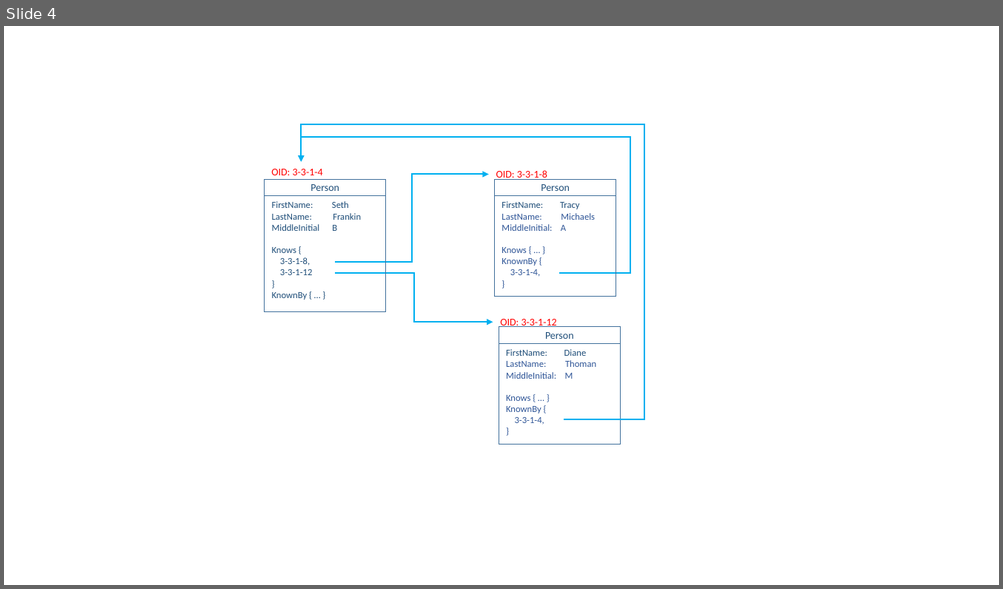
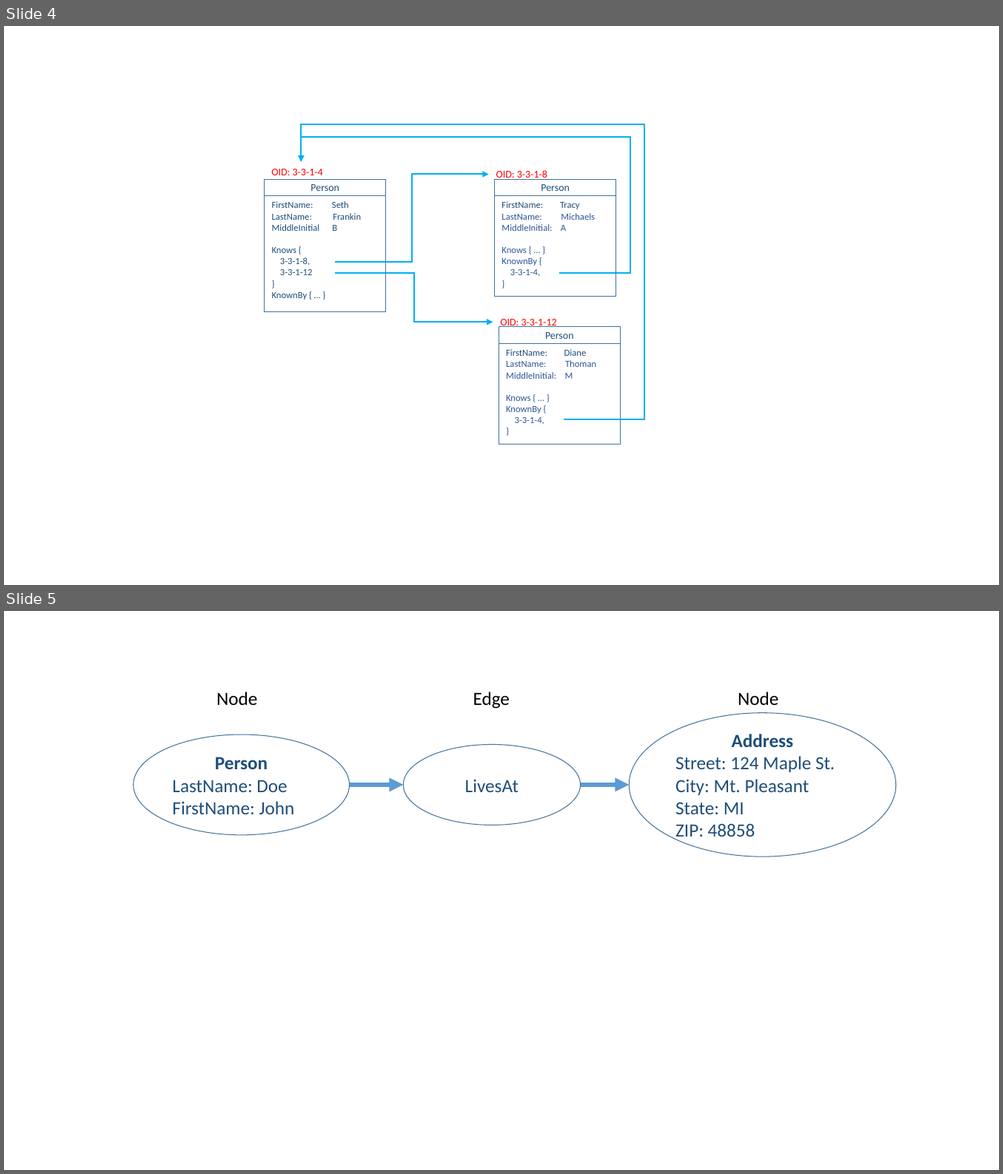
Before and after one commit to objectivity/JavaULBTraining, a slide deck: docs/Java ULB Diagrams.pptx. Shown one above the other, each under a label of ours: slide 4 before the commit, slides 4 and 5 after it. The pictures are 1003x589 and 1003x1174 pixels, drawn with LibreOffice and Linux fonts; fonts in the diff are those of the drawing. Boxes give left, top, right and bottom in pixels: in the first picture for what was removed or moved away, otherwise in the second. Text is boxed around its words. In the diff, an @@ line names an element or a change of style, - is before the commit and + after.

```diff
--- a/docs/Java ULB Diagrams.pptx
+++ b/docs/Java ULB Diagrams.pptx
@@ slide 5 added at (4, 611, 999, 1170), background #FFFFFF @@
@@ text added at (216, 692, 257, 705), 18 pt, text #000000 @@
+Node
@@ text added at (473, 692, 509, 709), 18 pt, text #000000 @@
+Edge
@@ text added at (737, 692, 778, 705), 18 pt, text #000000 @@
+Node
@@ ellipse added at (629, 713, 896, 857), outline #43739E 0.75 pt, 18 pt, text #1F4E79 @@
+Address
+Street: 124 Maple St.
+City: Mt. Pleasant
+State: MI
+ZIP: 48858
@@ ellipse added at (133, 735, 350, 835), outline #43739E 0.75 pt, 18 pt, text #1F4E79 @@
+Person
+LastName: Doe
+FirstName: John
@@ ellipse added at (403, 744, 580, 825), outline #43739E 0.75 pt, 18 pt, text #1F4E79 @@
+LivesAt
@@ arrow added from (350, 785) to (403, 785), #5B9BD5 4.5 pt @@
@@ arrow added from (580, 785) to (629, 785), #5B9BD5 4.5 pt @@
```
Also in this commit, not shown: 5 other files.
